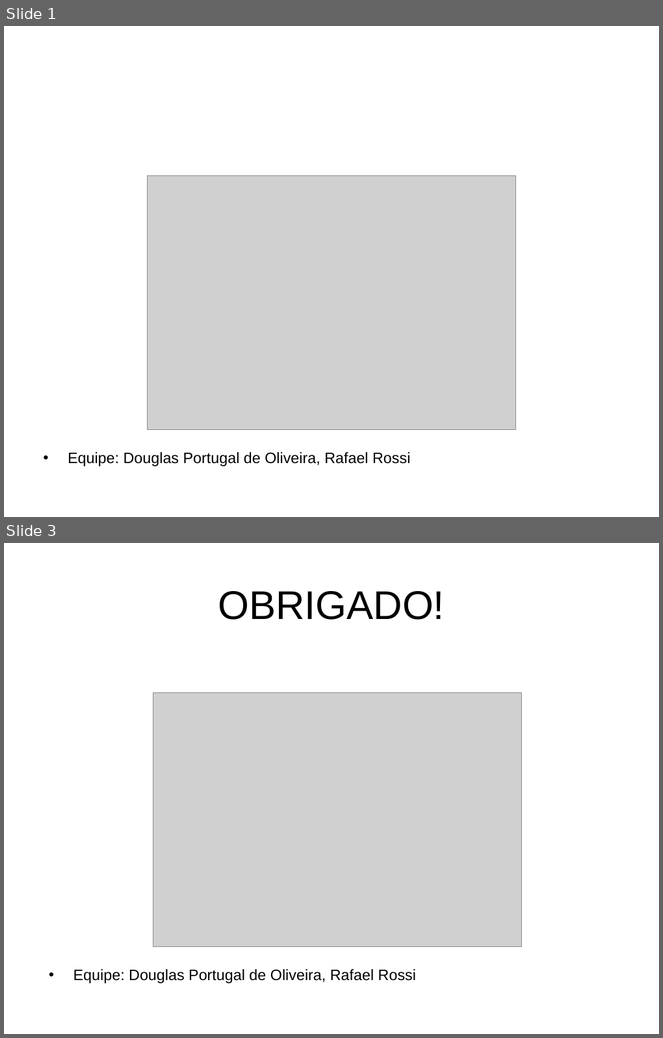
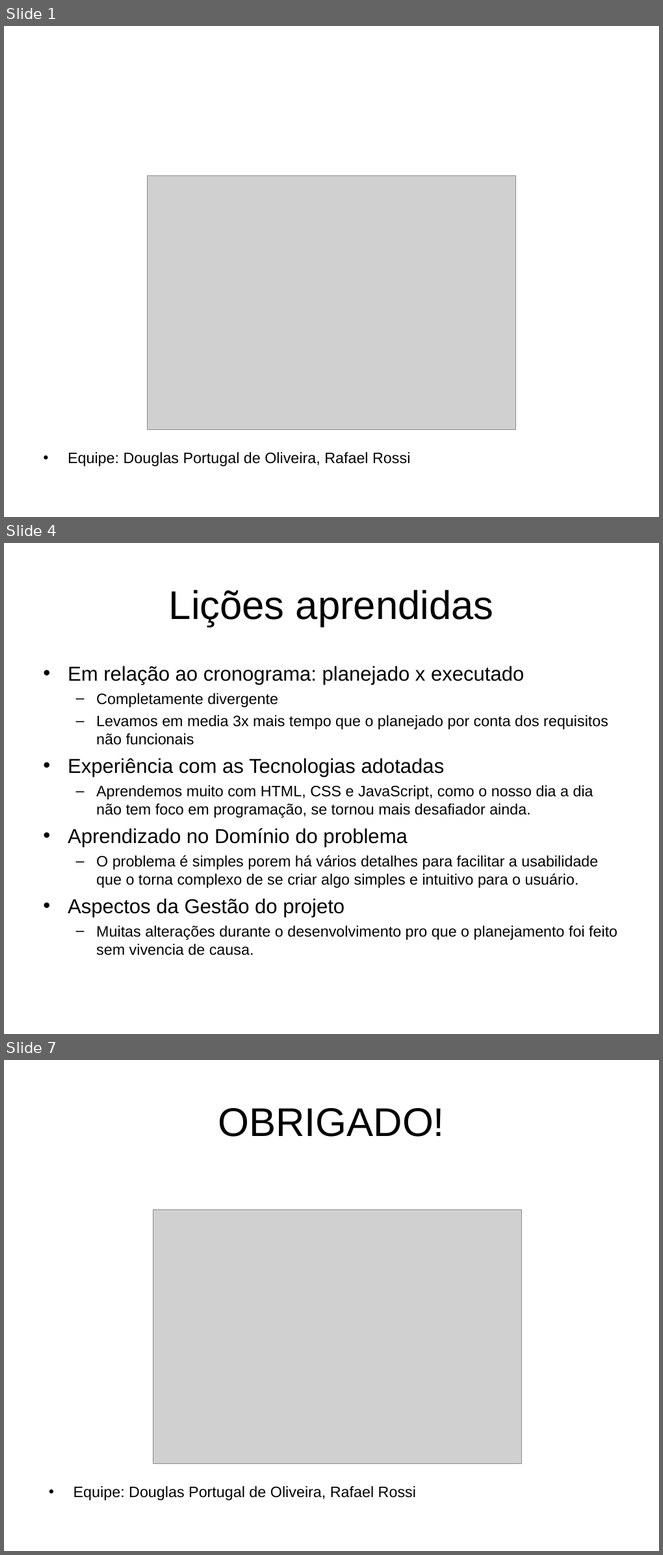
Before and after one commit to rbrossi/projetos-2, a slide deck: Docs/2018-06-25 FONTES e Manual Usuario/Apresentação.ppt. Shown one above the other, each under a label of ours: slides 1 and 3 before the commit, slides 1, 4 and 7 after it; the slides between them are not shown. The pictures are 663x1038 and 663x1555 pixels, drawn with LibreOffice and Linux fonts; fonts in the diff are those of the drawing; grey boxes stand for pictures; background and template pictures are left out. Boxes give left, top, right and bottom in pixels: in the first picture for what was removed or moved away, otherwise in the second. Text is boxed around its words. In the diff, an @@ line names an element or a change of style, - is before the commit and + after.

```diff
--- a/Docs/2018-06-25 FONTES e Manual Usuario/Apresentação.ppt
+++ b/Docs/2018-06-25 FONTES e Manual Usuario/Apresentação.ppt
@@ slide 4 added at [4, 543, 659, 1034], background picture (left out) @@
@@ title added at [169, 590, 494, 627], 44 pt, text #000000 @@
+Lições aprendidas
@@ text added at [68, 666, 618, 956], 16.6 pt, text #000000 @@
+• Em relação ao cronograma: planejado x executado
+  – Completamente divergente
+  – Levamos em media 3x mais tempo que o planejado por conta dos requisitos não funcionais
+• Experiência com as Tecnologias adotadas
+  – Aprendemos muito com HTML, CSS e JavaScript, como o nosso dia a dia não tem foco em programação, se tornou mais desafiador ainda.
+• Aprendizado no Domínio do problema
+  – O problema é simples porem há vários detalhes para facilitar a usabilidade que o torna complexo de se criar algo simples e intuitivo para o usuário.
+• Aspectos da Gestão do projeto
+  – Muitas alterações durante o desenvolvimento pro que o planejamento foi feito sem vivencia de causa.
@@ what was slide 3 is now slide 7 @@
```
Also in this commit, not shown: 4 other slides added, 1 slide removed, 2 other files.
